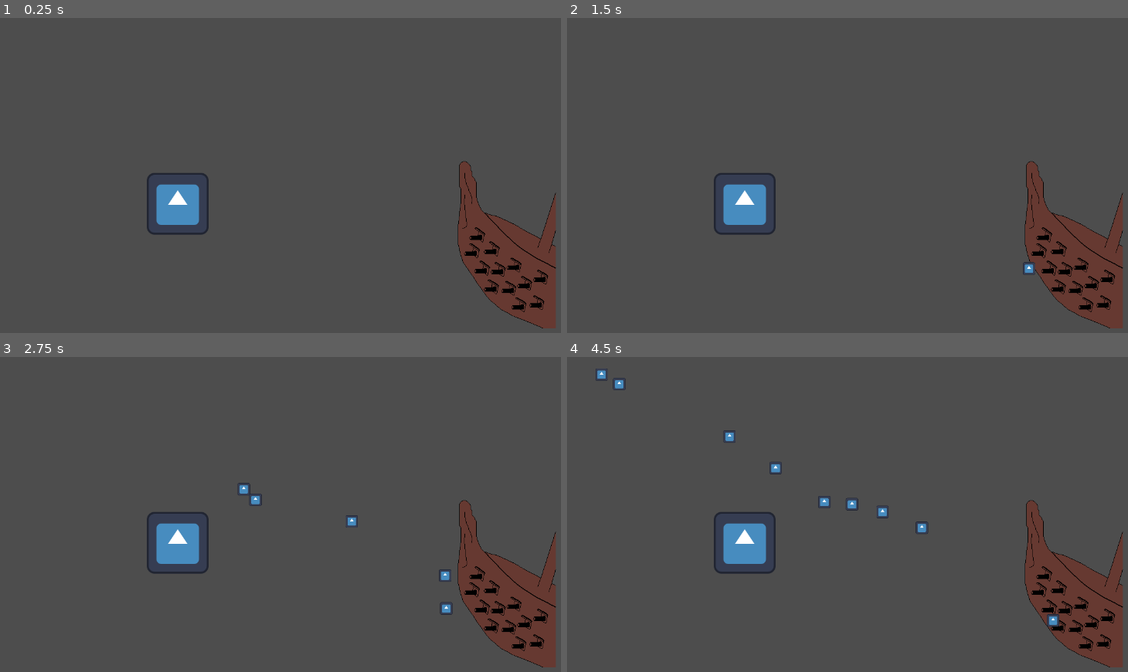
Above: before the commit, frames 1-4 (two rows, left to right).
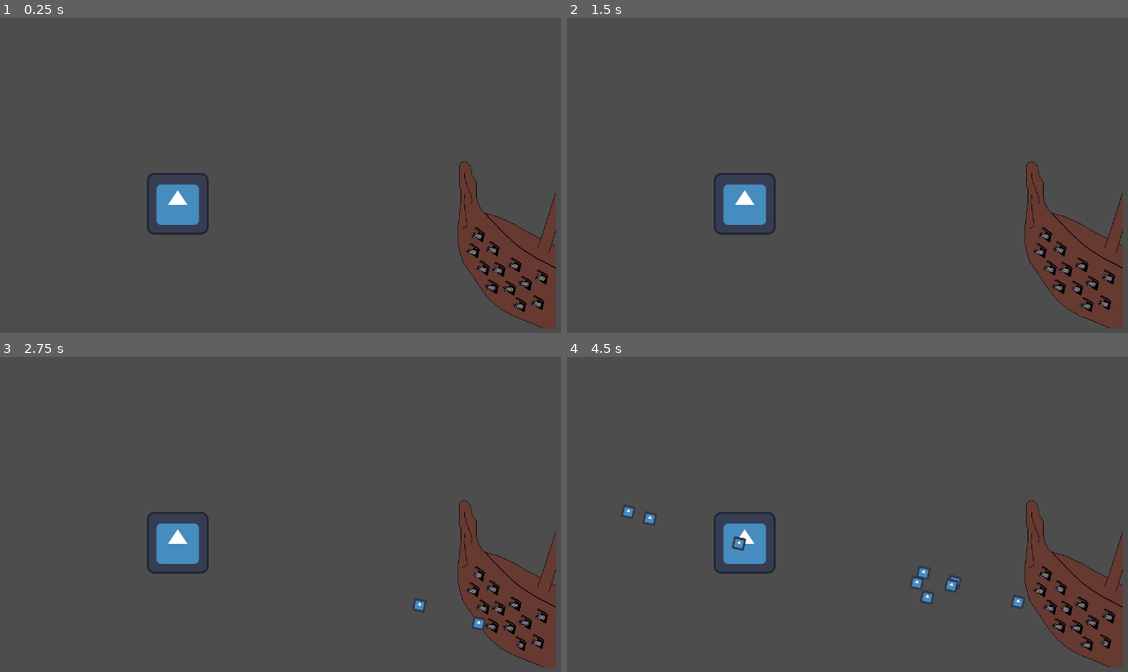
Above: after the commit, the same moments.

Repository: Chovz/mini-jam-203-flow
Game: Godot game, scene res://Scenes/Bosses/PirateShip/test.tscn
Same seed, same stepped clock (60 frames per second), same inputs: the game is played once before the commit and once after it. This scene is started directly instead of the project's main scene. The engine's default icon, where the game draws it, is replaced by a stand-in: a white triangle on a blue panel in a dark square.
Inputs:
- Up to frame 1 (0.25 s): no input
- Up to frame 2 (1.5 s): tap Enter at 0.5 s; tap Space at 1.25 s
- Up to frame 3 (2.75 s): no input
- Up to frame 4 (4.5 s): no input

The runs differ from the first frame. In frame 1, 0.6% of the frame differs, in the area x 82-98%, y 67-94%; in frame 2, 0.6%; in frame 3, 1.0%; in frame 4, 1.6%, in the area x 5-98%, y 3-94%.

Commit message:
Pirate stuff

Diff:
--- a/Scenes/Bosses/PirateShip/cannon.tscn
+++ b/Scenes/Bosses/PirateShip/cannon.tscn
@@ -1,11 +1,88 @@
 [gd_scene format=3 uid="uid://75incilhsybi"]
 
 [ext_resource type="Script" uid="uid://dgt6tpsw1p48u" path="res://Scripts/Bosses/PirateShip/cannon.gd" id="1_2jt1i"]
+[ext_resource type="Texture2D" uid="uid://fa1o62dg4qj5" path="res://Assets/Sprites/Bosses/PirateShip/Cannon-Sheet.png" id="1_2ugq0"]
 
-[node name="Cannon" type="Node2D" unique_id=1871036018]
+[sub_resource type="AtlasTexture" id="AtlasTexture_exgl1"]
+atlas = ExtResource("1_2ugq0")
+region = Rect2(0, 0, 32, 32)
+
+[sub_resource type="AtlasTexture" id="AtlasTexture_kp5su"]
+atlas = ExtResource("1_2ugq0")
+region = Rect2(64, 0, 32, 32)
+
+[sub_resource type="AtlasTexture" id="AtlasTexture_376bn"]
+atlas = ExtResource("1_2ugq0")
+region = Rect2(32, 0, 32, 32)
+
+[sub_resource type="AtlasTexture" id="AtlasTexture_w31ci"]
+atlas = ExtResource("1_2ugq0")
+region = Rect2(96, 0, 32, 32)
+
+[sub_resource type="AtlasTexture" id="AtlasTexture_61phr"]
+atlas = ExtResource("1_2ugq0")
+region = Rect2(128, 0, 32, 32)
+
+[sub_resource type="AtlasTexture" id="AtlasTexture_yepmv"]
+atlas = ExtResource("1_2ugq0")
+region = Rect2(160, 0, 32, 32)
+
+[sub_resource type="SpriteFrames" id="SpriteFrames_g2gn4"]
+animations = [{
+"frames": [{
+"duration": 1.0,
+"texture": SubResource("AtlasTexture_exgl1")
+}],
+"loop": true,
+"name": &"idle",
+"speed": 5.0
+}, {
+"frames": [{
+"duration": 1.0,
+"texture": SubResource("AtlasTexture_kp5su")
+}, {
+"duration": 1.0,
+"texture": SubResource("AtlasTexture_376bn")
+}, {
+"duration": 1.0,
+"texture": SubResource("AtlasTexture_kp5su")
+}, {
+"duration": 1.0,
+"texture": SubResource("AtlasTexture_w31ci")
+}, {
+"duration": 1.0,
+"texture": SubResource("AtlasTexture_61phr")
+}, {
+"duration": 1.0,
+"texture": SubResource("AtlasTexture_yepmv")
+}, {
+"duration": 1.0,
+"texture": SubResource("AtlasTexture_w31ci")
+}],
+"loop": true,
+"name": &"shooting",
+"speed": 7.0
+}]
+
+[node name="Cannon" type="Node2D" unique_id=998633108]
+rotation = 0.21432121
 script = ExtResource("1_2jt1i")
+
+[node name="AnimatedSprite2D" type="AnimatedSprite2D" parent="." unique_id=205241673]
+texture_filter = 1
+position = Vector2(-7, -2)
+sprite_frames = SubResource("SpriteFrames_g2gn4")
+animation = &"idle"
+autoplay = "idle"
+
+[node name="ShootingPoint" type="Node2D" parent="." unique_id=1871036018]
+position = Vector2(-16, -1)
 
 [node name="ShootTimer" type="Timer" parent="." unique_id=455569583]
 one_shot = true
 
+[node name="WindUp" type="Timer" parent="." unique_id=1527918084]
+one_shot = true
+
 [connection signal="timeout" from="ShootTimer" to="." method="_on_shoot_timer_timeout"]
+[connection signal="timeout" from="WindUp" to="." method="_on_wind_up_timeout"]
--- a/Scenes/Bosses/PirateShip/pirate_ship.tscn
+++ b/Scenes/Bosses/PirateShip/pirate_ship.tscn
@@ -17,45 +17,47 @@
 texture_repeat = 1
 texture = ExtResource("2_068at")
 hframes = 2
+frame = 1
 
 [node name="CollisionShape2D" type="CollisionShape2D" parent="." unique_id=463565326]
 position = Vector2(41.5, 7)
 shape = SubResource("RectangleShape2D_l6xci")
 
 [node name="Cannons" type="Node2D" parent="." unique_id=1155142977]
+position = Vector2(7, 2)
 
 [node name="Cannon" parent="Cannons" unique_id=1871036018 instance=ExtResource("3_068at")]
-position = Vector2(-48, -7)
+position = Vector2(-34, -11)
 
 [node name="Cannon2" parent="Cannons" unique_id=1825991748 instance=ExtResource("3_068at")]
-position = Vector2(-59, 26)
+position = Vector2(-45, 22)
 
 [node name="Cannon3" parent="Cannons" unique_id=1026875840 instance=ExtResource("3_068at")]
-position = Vector2(-18, 21)
+position = Vector2(-4, 18)
 
 [node name="Cannon4" parent="Cannons" unique_id=1287188375 instance=ExtResource("3_068at")]
-position = Vector2(-38, 62)
+position = Vector2(-24, 58)
 
 [node name="Cannon5" parent="Cannons" unique_id=147182221 instance=ExtResource("3_068at")]
-position = Vector2(-4, 64)
+position = Vector2(8, 60)
 
 [node name="Cannon6" parent="Cannons" unique_id=1009618320 instance=ExtResource("3_068at")]
-position = Vector2(29, 54)
+position = Vector2(41, 51)
 
 [node name="Cannon7" parent="Cannons" unique_id=147126005 instance=ExtResource("3_068at")]
-position = Vector2(-18, 99)
+position = Vector2(-6, 96)
 
 [node name="Cannon8" parent="Cannons" unique_id=330513697 instance=ExtResource("3_068at")]
-position = Vector2(18, 102)
+position = Vector2(31, 99)
 
 [node name="Cannon9" parent="Cannons" unique_id=1034975832 instance=ExtResource("3_068at")]
-position = Vector2(51, 93)
+position = Vector2(63, 88)
 
 [node name="Cannon10" parent="Cannons" unique_id=1236208457 instance=ExtResource("3_068at")]
-position = Vector2(39, 136)
+position = Vector2(52, 134)
 
 [node name="Cannon11" parent="Cannons" unique_id=1904407159 instance=ExtResource("3_068at")]
-position = Vector2(84, 79)
+position = Vector2(97, 76)
 
 [node name="Cannon12" parent="Cannons" unique_id=672131832 instance=ExtResource("3_068at")]
-position = Vector2(76, 133)
+position = Vector2(89, 130)
--- a/Scenes/Bosses/PirateShip/test.tscn
+++ b/Scenes/Bosses/PirateShip/test.tscn
@@ -5,7 +5,7 @@
 
 [node name="Test" type="Node2D" unique_id=519426123]
 
-[node name="Icon" type="Sprite2D" parent="." unique_id=1796924905]
+[node name="Player" type="Sprite2D" parent="." unique_id=1796924905 groups=["Player"]]
 position = Vector2(368, 385)
 texture = ExtResource("1_lv4kk")
 
--- a/Scripts/Bosses/PirateShip/cannon.gd
+++ b/Scripts/Bosses/PirateShip/cannon.gd
@@ -1,17 +1,23 @@
 extends Node2D
 
-@export var player = Node2D
+@onready var player = get_tree().get_nodes_in_group("Player")[0]
+const CANNON_BALL = preload("res://Scenes/Bosses/PirateShip/cannon_ball.tscn")
 
-const CANNON_BALL = preload("res://Scenes/Bosses/PirateShip/cannon_ball.tscn")
 const WAIT_TIME_MIN = 1
 const WAIT_TIME_MAX = 5
 
-var shoot_timer: Timer
+@onready var shoot_timer: Timer = $ShootTimer
+@onready var wind_up: Timer = $WindUp
+@onready var shooting_point: Node2D = $ShootingPoint
+@onready var animated_sprite: AnimatedSprite2D = $AnimatedSprite2D
 
 # Called when the node enters the scene tree for the first time.
 func _ready() -> void:
-	shoot_timer = $ShootTimer
 	shoot_timer.start(randomTimeForShot())
+
+#func _process(delta: float) -> void:
+	#look_at(player.global_position)
+	#rotation_degrees += 180
 
 func randomTimeForShot() -> float:
 	return randf_range(WAIT_TIME_MIN, WAIT_TIME_MAX)
@@ -19,11 +25,15 @@
 func shoot() -> void:
 	var new_cannon_ball = CANNON_BALL.instantiate()
 	#new_cannon_ball.position = position
-	new_cannon_ball.target_position = (Vector2.ZERO - global_position).normalized()
+	new_cannon_ball.target_position = (player.global_position - shooting_point.global_position).normalized()
 	add_child(new_cannon_ball)
 
 
 func _on_shoot_timer_timeout() -> void:
-	print("SHooting....")
+	animated_sprite.play("shooting")
+	wind_up.start()
+
+func _on_wind_up_timeout() -> void:
+	animated_sprite.play("idle")
 	shoot()
 	shoot_timer.start(randomTimeForShot())
--- a/Scripts/Bosses/PirateShip/cannon_ball.gd
+++ b/Scripts/Bosses/PirateShip/cannon_ball.gd
@@ -14,4 +14,5 @@
 	move_and_slide()
 
 func _on_visible_on_screen_notifier_2d_screen_exited():
+	print("Destroyed ):")
 	queue_free()
Binary file added: Assets/Sprites/Bosses/PirateShip/Cannon-Sheet.aseprite
Binary file added: Assets/Sprites/Bosses/PirateShip/Cannon-Sheet.png
Not shown, added: Assets/Sprites/Bosses/PirateShip/Cannon-Sheet.png.import
